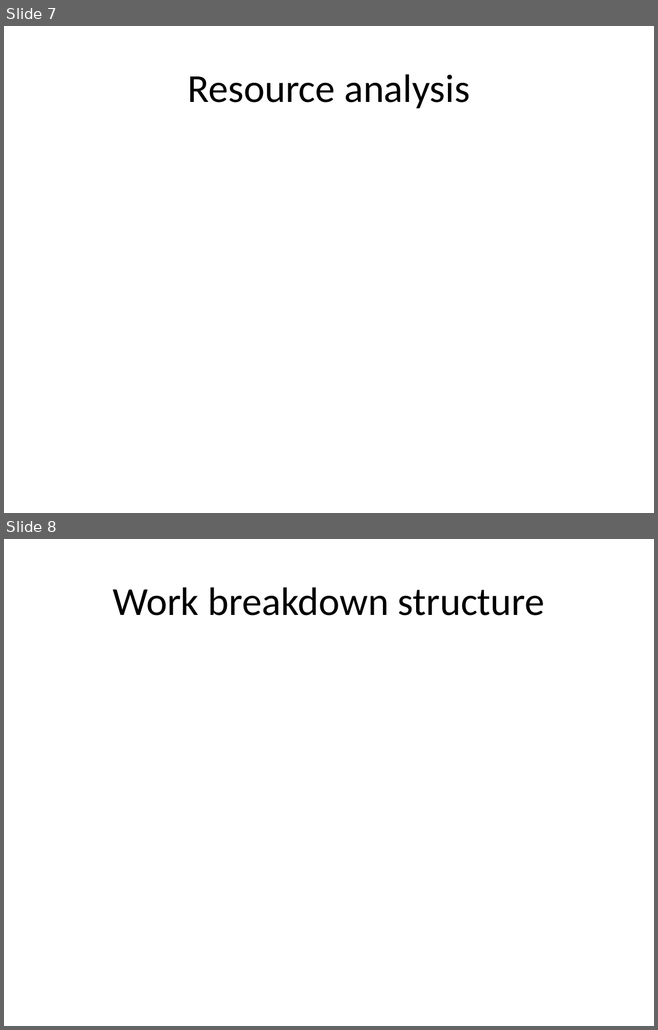
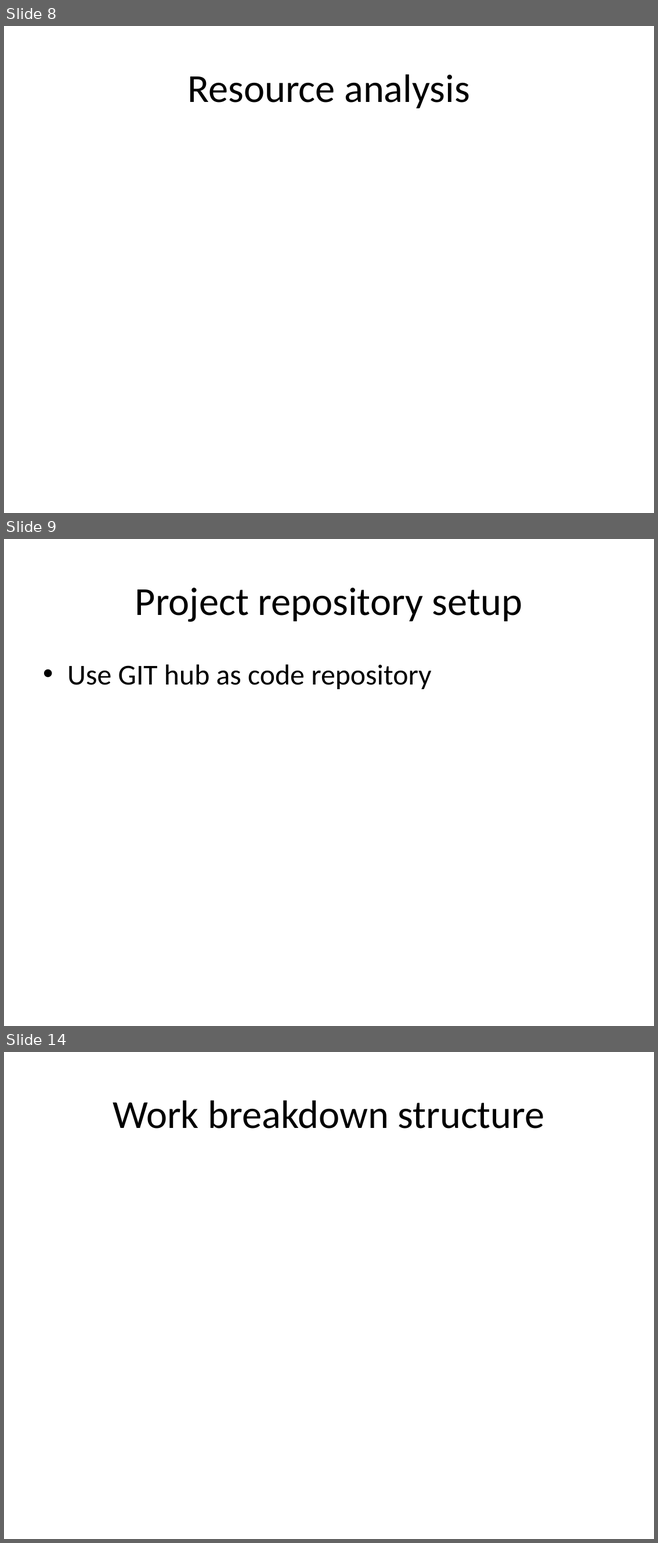
Before and after one commit to runningproject/documents, a slide deck: projectplan.pptx. Shown one above the other, each under a label of ours: slides 7 and 8 before the commit, slides 8, 9 and 14 after it; the slides between them are not shown. The pictures are 658x1030 and 658x1543 pixels, drawn with LibreOffice and Linux fonts; fonts in the diff are those of the drawing. Boxes give left, top, right and bottom in pixels: in the first picture for what was removed or moved away, otherwise in the second. Text is boxed around its words. In the diff, an @@ line names an element or a change of style, - is before the commit and + after.

```diff
--- a/projectplan.pptx
+++ b/projectplan.pptx
@@ slide 9 added at <box>4,539,654,1026</box>, background #FFFFFF @@
@@ title added at <box>135,588,522,622</box>, 44 pt, text #000000 @@
+Project repository setup
@@ text added at <box>67,664,431,689</box>, 32 pt, text #000000 @@
+• Use GIT hub as code repository
@@ what was slide 7 is now slide 8 @@
@@ what was slide 8 is now slide 14 @@
```
Also in this commit, not shown: 2 slides changed, 6 other slides added, 1 slide removed.
